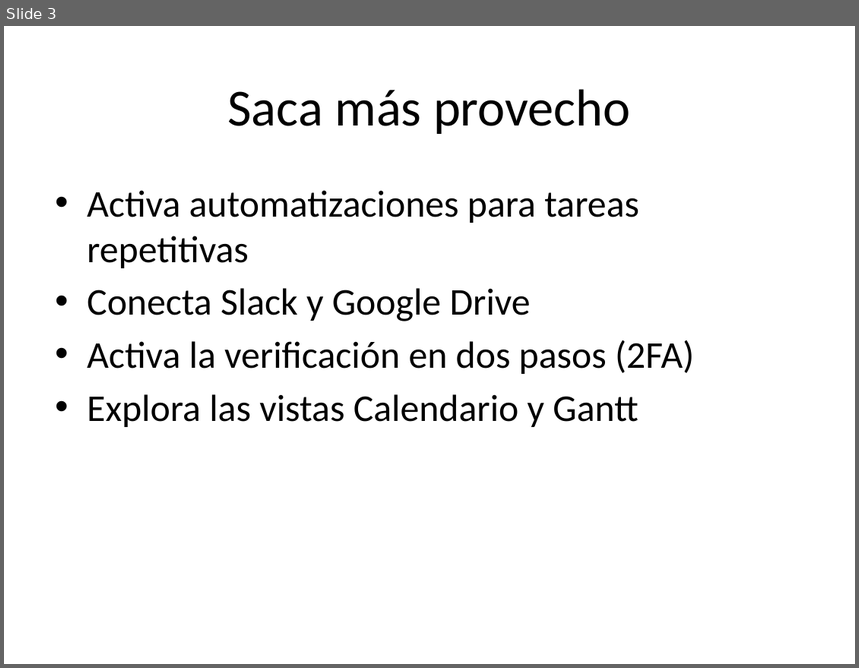
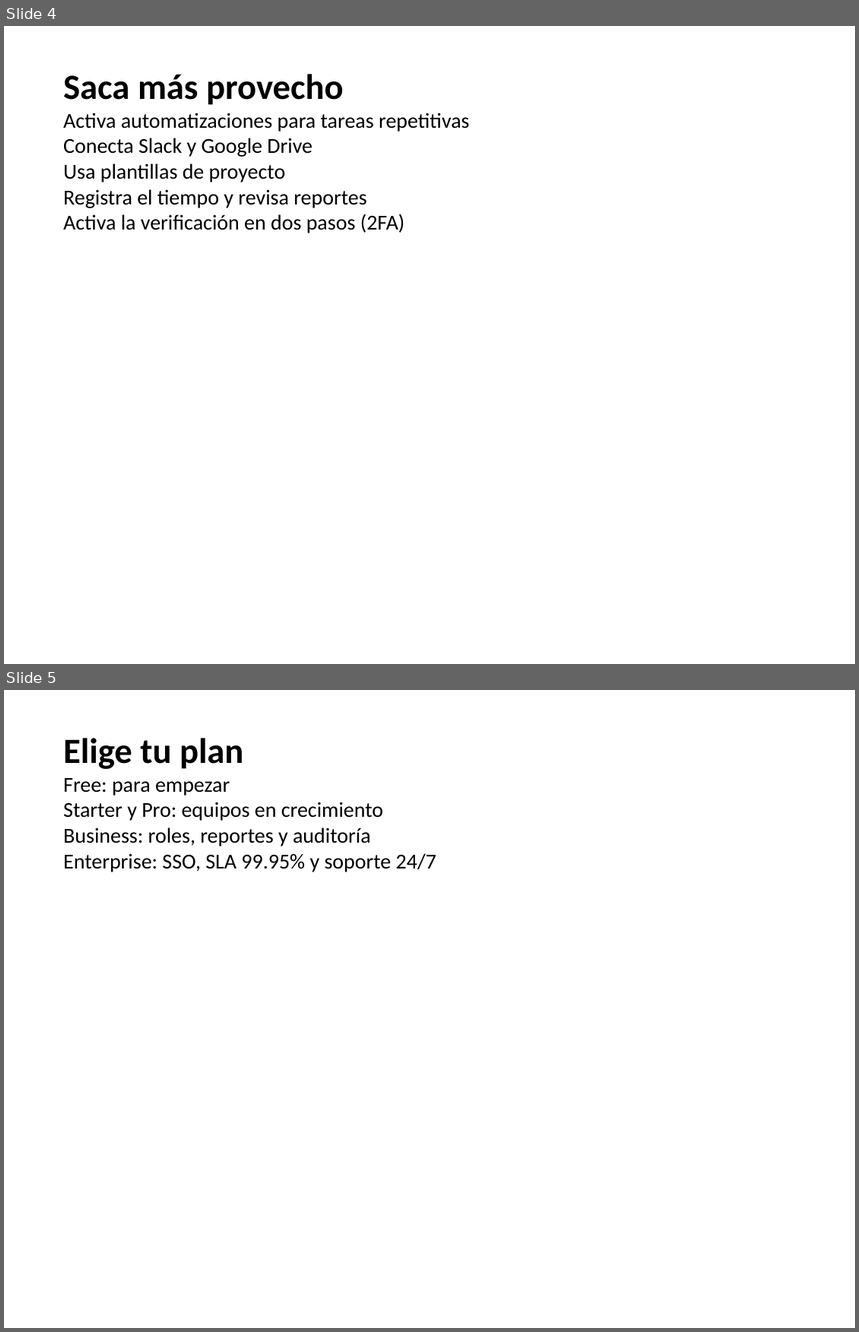
Before and after one commit to gregory-mc/Agente-RAG-AluraChallenge, a slide deck: data/documents/producto/onboarding_producto.pptx. Shown one above the other, each under a label of ours: slide 3 before the commit, slides 4 and 5 after it. The pictures are 859x668 and 859x1332 pixels, drawn with LibreOffice and Linux fonts; fonts in the diff are those of the drawing. Boxes give left, top, right and bottom in pixels: in the first picture for what was removed or moved away, otherwise in the second. Text is boxed around its words. In the diff, an @@ line names an element or a change of style, - is before the commit and + after.

```diff
--- a/data/documents/producto/onboarding_producto.pptx
+++ b/data/documents/producto/onboarding_producto.pptx
@@ slide 5 added at [4, 690, 855, 1328], background #FFFFFF @@
@@ text added at [63, 738, 436, 872], 18 pt, text #000000 @@
+Elige tu plan
+Free: para empezar
+Starter y Pro: equipos en crecimiento
+Business: roles, reportes y auditoría
+Enterprise: SSO, SLA 99.95% y soporte 24/7
@@ what was slide 3 is now slide 4 @@
@@ slide 4 changed as well @@
@@ text "Saca más provecho": place and size @@
-text "Saca más provecho" at [87, 190, 694, 427]
+text "Saca más provecho" at [63, 74, 470, 233]
@@ text at [63, 74, 344, 105]: paragraph added @@
+Saca más provecho
@@ title removed at [228, 89, 631, 134] @@
-Saca más provecho
@@ text at [63, 113, 470, 233]: size 32 to 18 pt in "Activa automatizaciones para tareas repetitivas", "Conecta Slack y Google Drive", "Activa la verificación en dos pasos (2FA)"; bullet • to none; less space between paragraphs @@
@@ text at [63, 164, 367, 208]: paragraphs added @@
+Usa plantillas de proyecto
+Registra el tiempo y revisa reportes
@@ text at [87, 395, 639, 427]: paragraph removed @@
-• Explora las vistas Calendario y Gantt
```
Also in this commit, not shown: 2 other slides changed, 2 other slides added, 8 other files.
